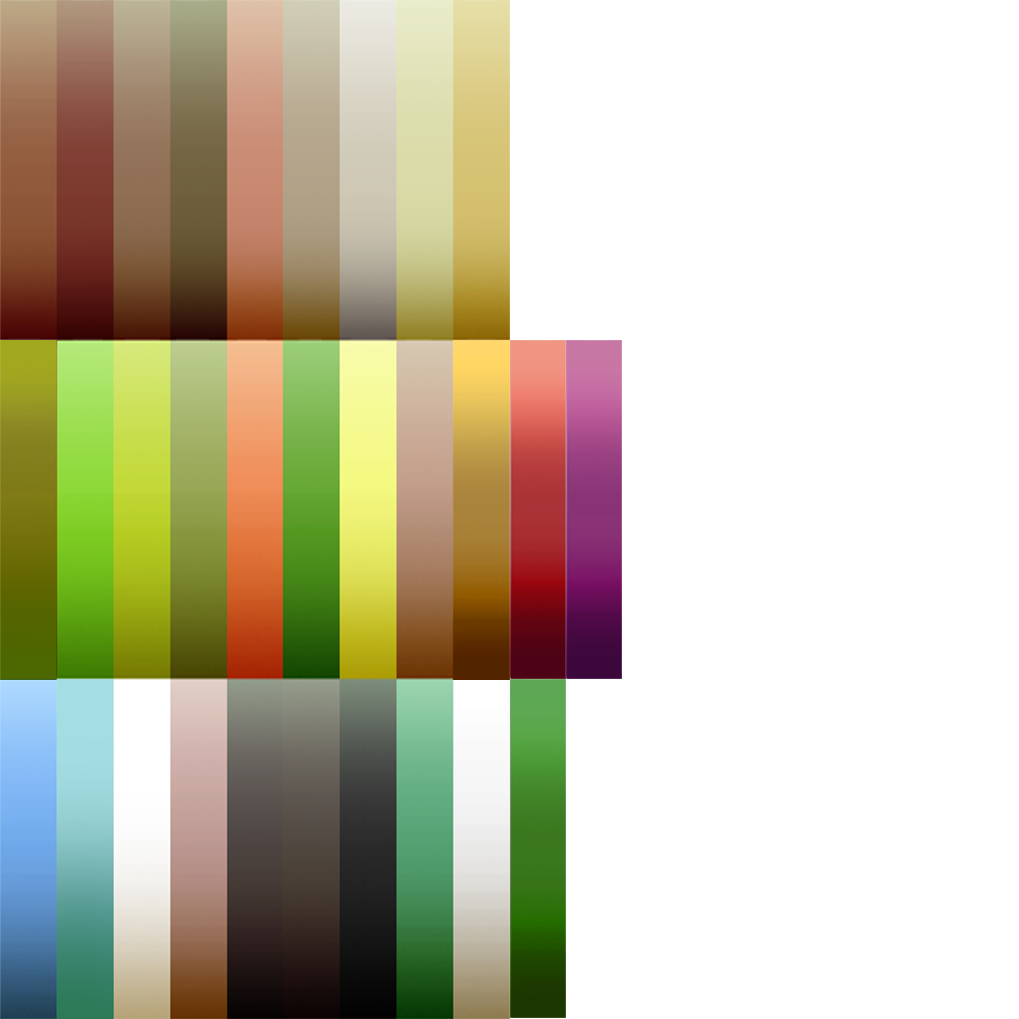
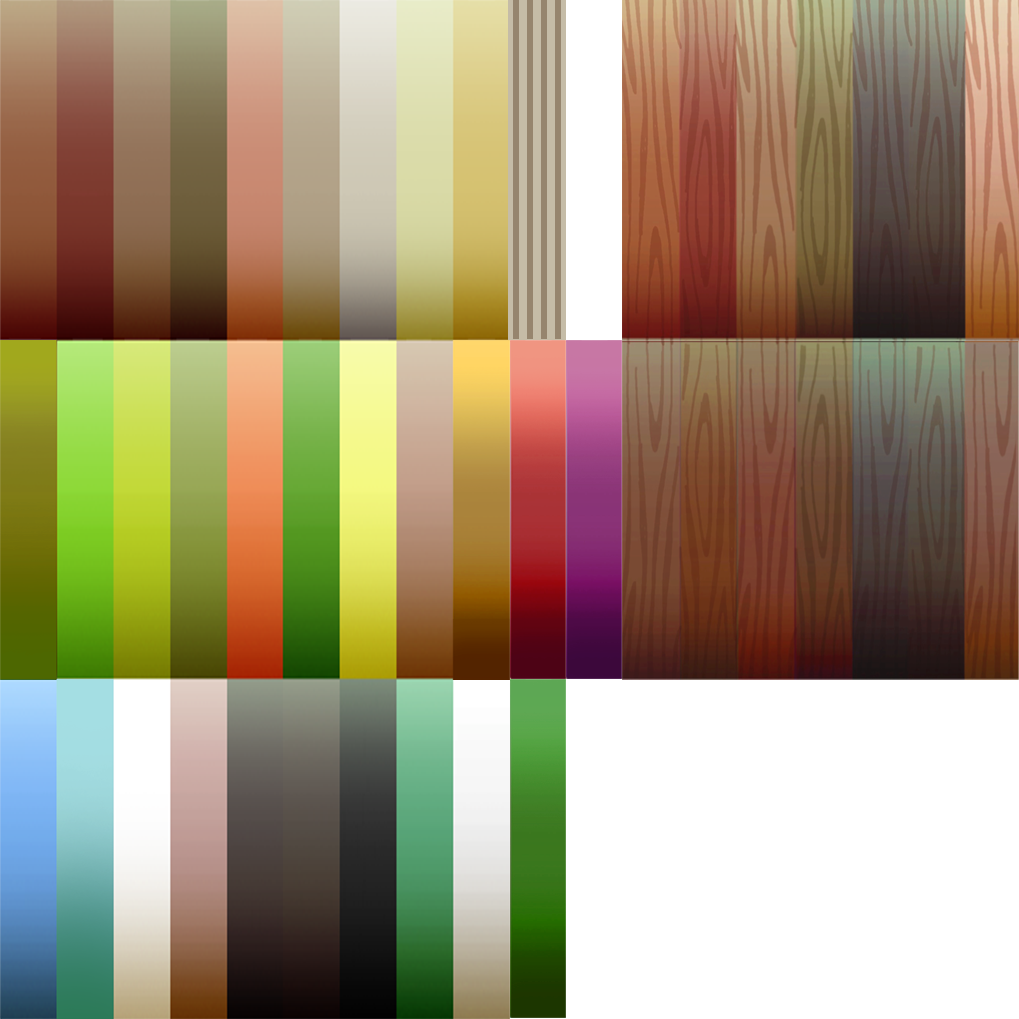
Before/after of a (1019, 1019) layered artwork. What changed in the layer stack:
added layer "Calque 5 copie 3" above "Calque 4" over [508,0,566,340]
added layer "Calque 4" above "Calque 5" over [622,0,1019,341]
added layer "Calque 5" above "T_Gradient3" over [622,341,1019,680]
